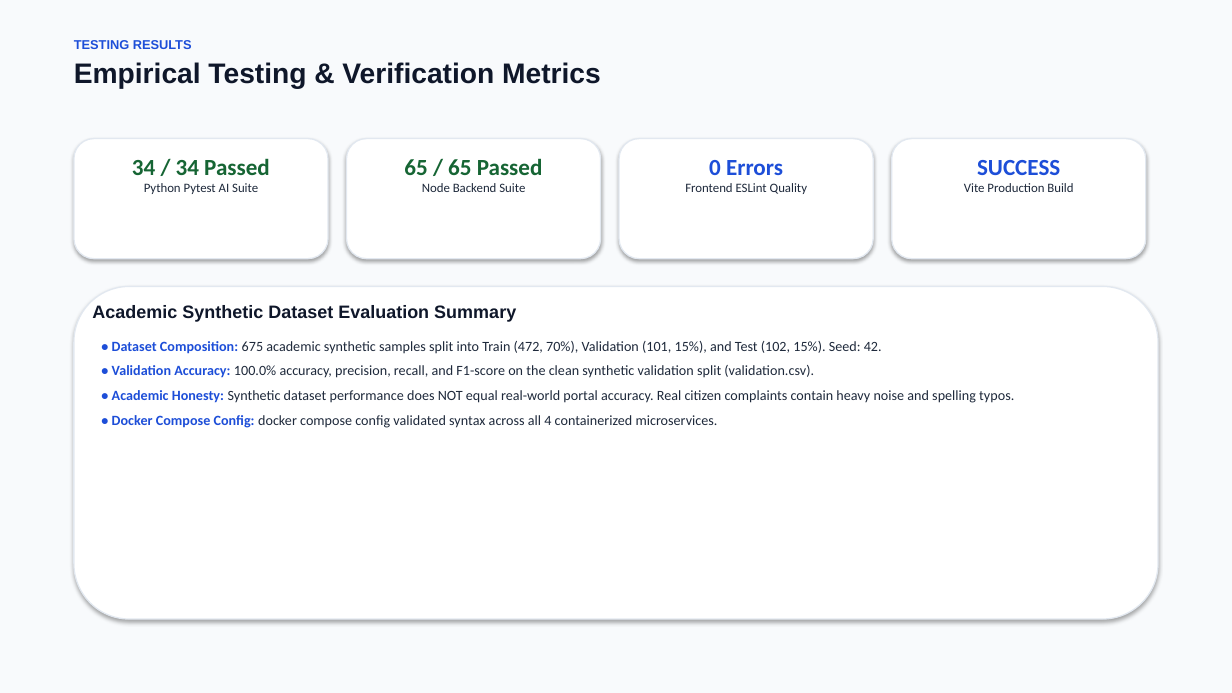
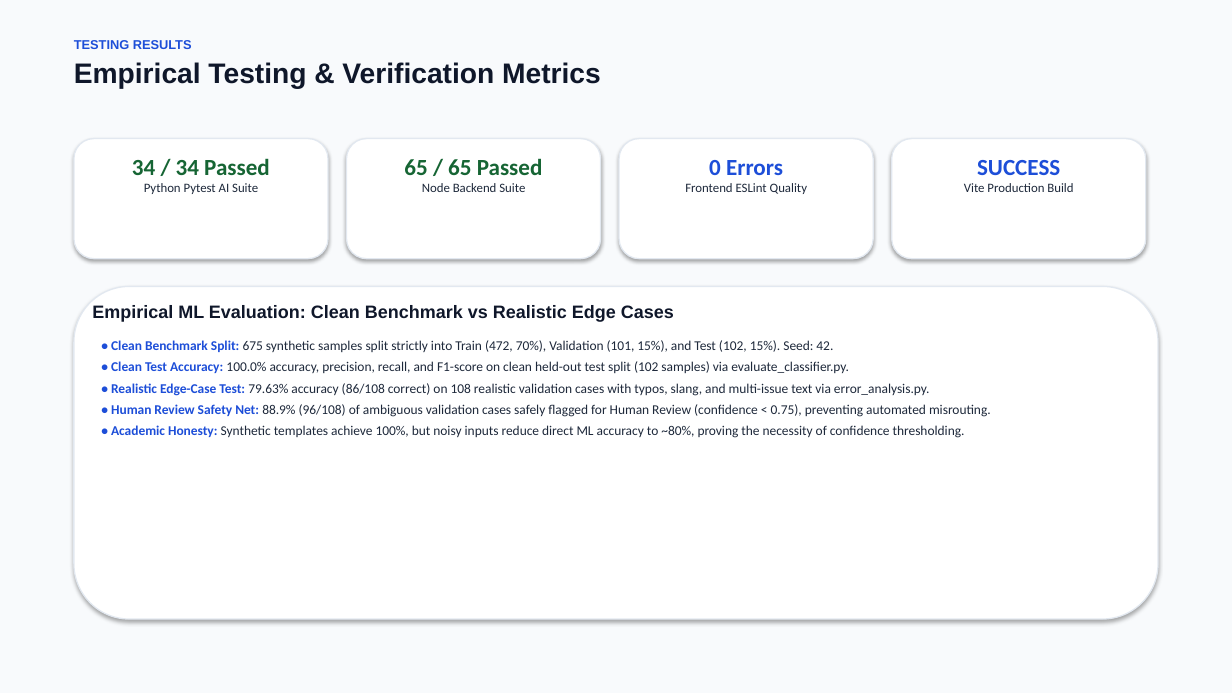
Before and after one commit to KANISH-850/intelligent-grievance-system, a slide deck: slide 14 of docs/presentation/final-project-presentation.pptx. Drawn at 1232x693 pixels with LibreOffice and Linux fonts; fonts in the diff are those of the drawing. Boxes give left, top, right and bottom in pixels: in the first picture for what was removed or moved away, otherwise in the second. Text is boxed around its words. In the diff, an @@ line names an element or a change of style, - is before the commit and + after.

Commit message:
docs(final): reconcile evaluation metrics and presentation

```diff
--- a/docs/presentation/final-project-presentation.pptx
+++ b/docs/presentation/final-project-presentation.pptx
@@ text at [92, 305, 674, 322]: text changed @@
-Academic Synthetic Dataset Evaluation Summary
+Empirical ML Evaluation: Clean Benchmark vs Realistic Edge Cases
@@ text at [111, 340, 991, 438]: text changed; size 11 to 10.5 pt @@
-• Dataset Composition: 675 academic synthetic samples split into Train (472, 70%), Validation (101, 15%), and Test (102, 15%). Seed: 42.
-• Validation Accuracy: 100.0% accuracy, precision, recall, and F1-score on the clean synthetic validation split (validation.csv).
-• Academic Honesty: Synthetic dataset performance does NOT equal real-world portal accuracy. Real citizen complaints contain heavy noise and spelling typos.
-• Docker Compose Config: docker compose config validated syntax across all 4 containerized microservices.
+• Clean Benchmark Split: 675 synthetic samples split strictly into Train (472, 70%), Validation (101, 15%), and Test (102, 15%). Seed: 42.
+• Clean Test Accuracy: 100.0% accuracy, precision, recall, and F1-score on clean held-out test split (102 samples) via evaluate_classifier.py.
+• Realistic Edge-Case Test: 79.63% accuracy (86/108 correct) on 108 realistic validation cases with typos, slang, and multi-issue text via error_analysis.py.
+• Human Review Safety Net: 88.9% (96/108) of ambiguous validation cases safely flagged for Human Review (confidence < 0.75), preventing automated misrouting.
+• Academic Honesty: Synthetic templates achieve 100%, but noisy inputs reduce direct ML accuracy to ~80%, proving the necessity of confidence thresholding.
```
Also in this commit, not shown: 5 other files.
